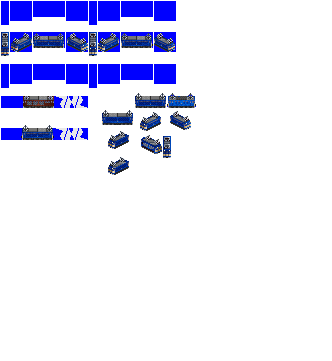
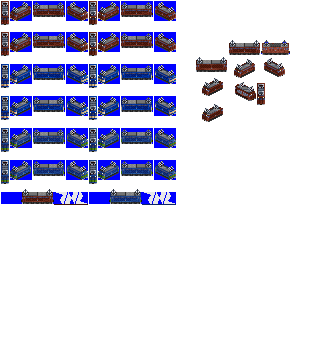
Layered file, before and after one edit (332×361). Changes by layer:
added layer "ef63 brown" above "ef63 cc" over (1, 1, 290, 205)
added layer "ef63 cc" above "ef63 new" over (1, 40, 290, 205)
painted on "ef63 new" over (1, 32, 290, 205)
painted on "ef63.png" over (1, 96, 176, 204)
